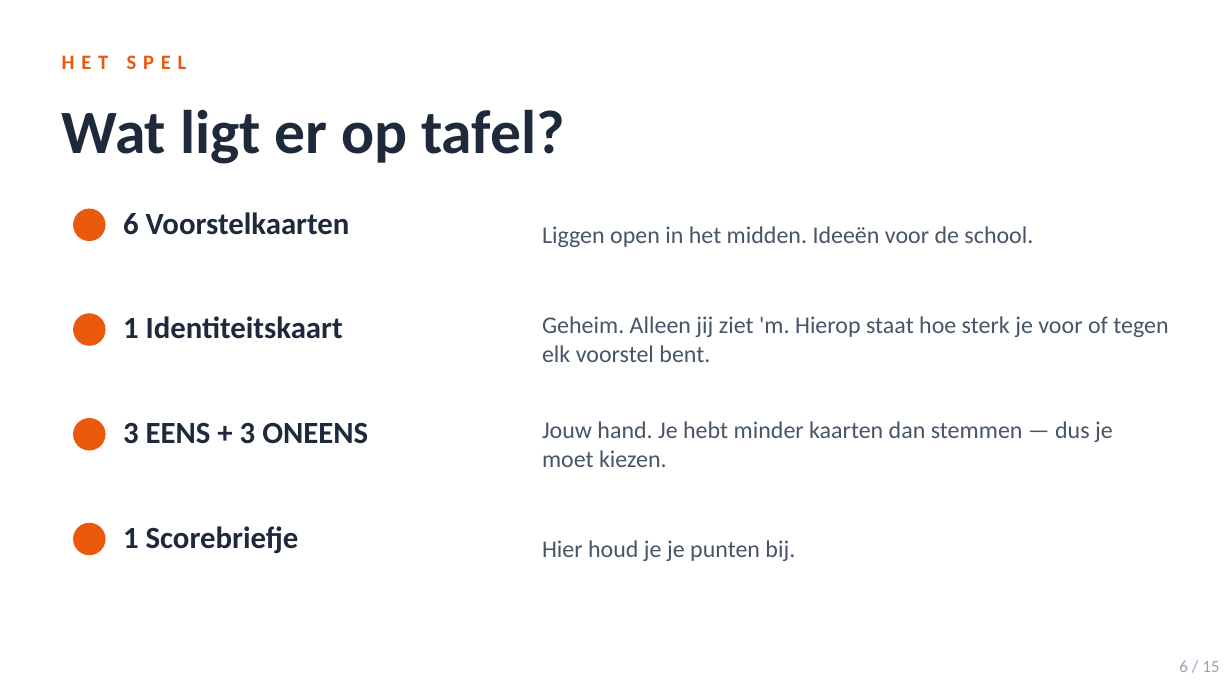
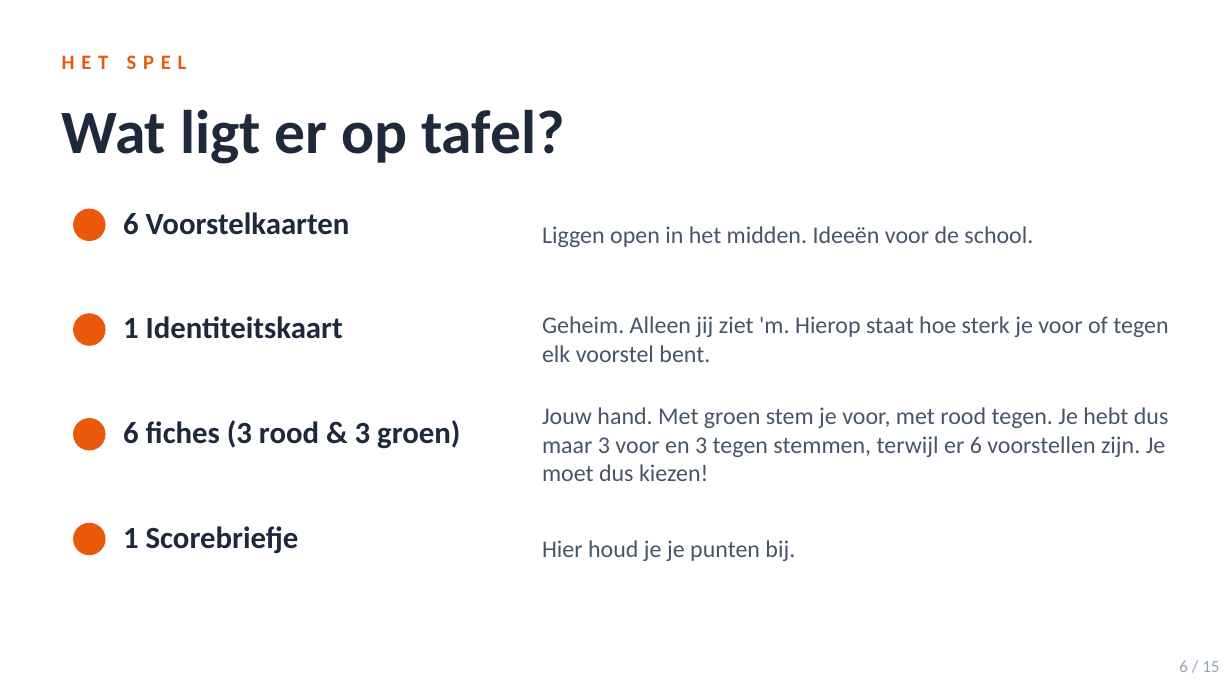
Before and after one commit to lvwebsite/adejeger, a slide deck: slide 4 of lessen/politiek/materiaal/Les1_Wat_Is_Politiek.pptx. Drawn at 1232x693 pixels with LibreOffice and Linux fonts; fonts in the diff are those of the drawing. Boxes give left, top, right and bottom in pixels: in the first picture for what was removed or moved away, otherwise in the second. Text is boxed around its words. In the diff, an @@ line names an element or a change of style, - is before the commit and + after.

```diff
--- a/lessen/politiek/materiaal/Les1_Wat_Is_Politiek.pptx
+++ b/lessen/politiek/materiaal/Les1_Wat_Is_Politiek.pptx
@@ text at (x1=542, y1=407, x2=1169, y2=481): text changed @@
-Jouw hand. Je hebt minder kaarten dan stemmen — dus je moet kiezen.
+Jouw hand. Met groen stem je voor, met rood tegen. Je hebt dus maar 3 voor en 3 tegen stemmen, terwijl er 6 voorstellen zijn. Je moet dus kiezen!
@@ text at (x1=123, y1=420, x2=460, y2=449): text changed @@
-3 EENS + 3 ONEENS
+6 fiches (3 rood & 3 groen)
```
